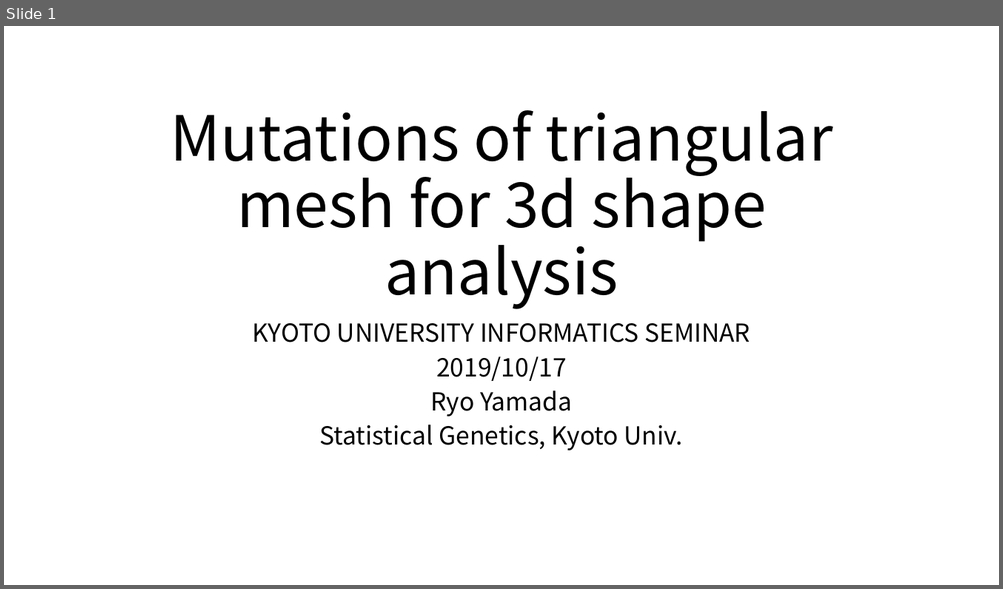
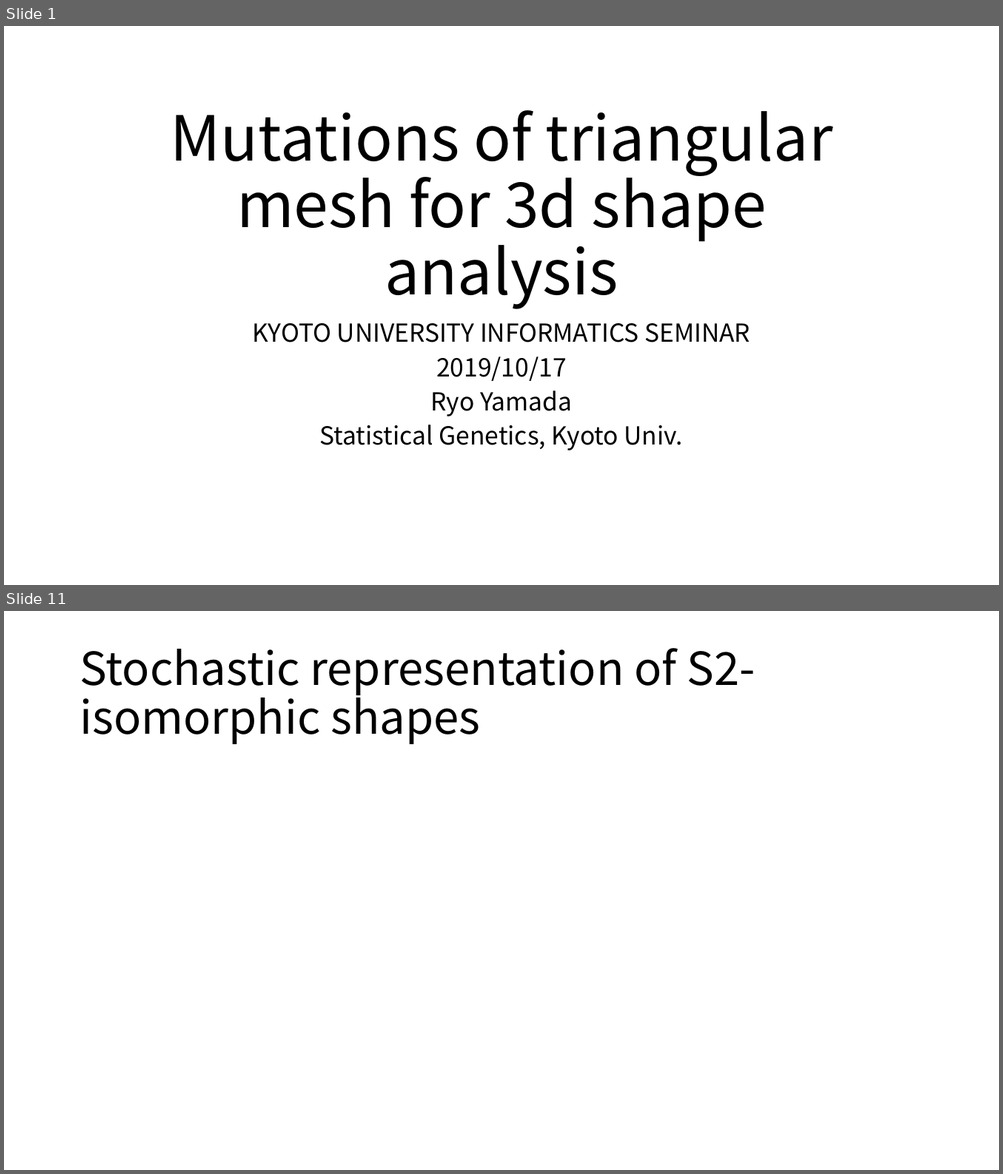
Before and after one commit to ryamada22/atom, a slide deck: Lectures2019/MutationOfTriangularMesh.pptx. Shown one above the other, each under a label of ours: slide 1 before the commit, slides 1 and 11 after it; the slides between them are not shown. The pictures are 1003x589 and 1003x1174 pixels, drawn with LibreOffice and Linux fonts; fonts in the diff are those of the drawing. Boxes give left, top, right and bottom in pixels: in the first picture for what was removed or moved away, otherwise in the second. Text is boxed around its words. In the diff, an @@ line names an element or a change of style, - is before the commit and + after.

```diff
--- a/Lectures2019/MutationOfTriangularMesh.pptx
+++ b/Lectures2019/MutationOfTriangularMesh.pptx
@@ slide 11 added at (x1=4, y1=611, x2=999, y2=1170), background #FFFFFF @@
@@ title added at (x1=79, y1=648, x2=755, y2=744), 44 pt, text #000000 @@
+Stochastic representation of S2-isomorphic shapes
```
Also in this commit, not shown: 9 slides changed, 19 other slides added, 9 slides removed.
